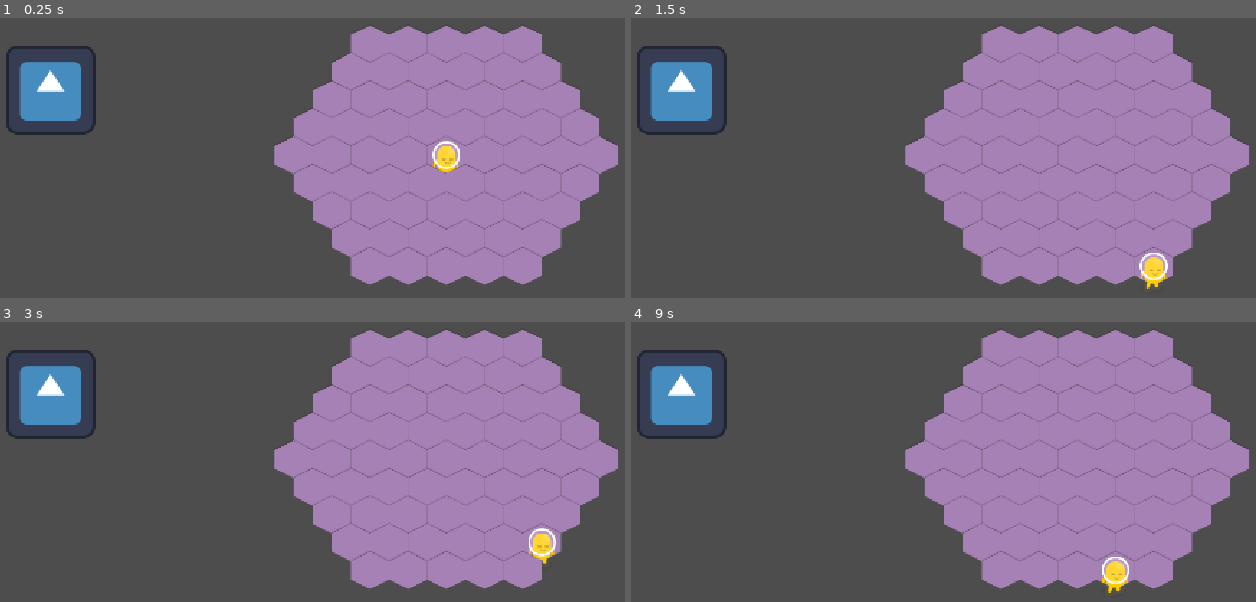
Above: before the commit, frames 1-4 (two rows, left to right).
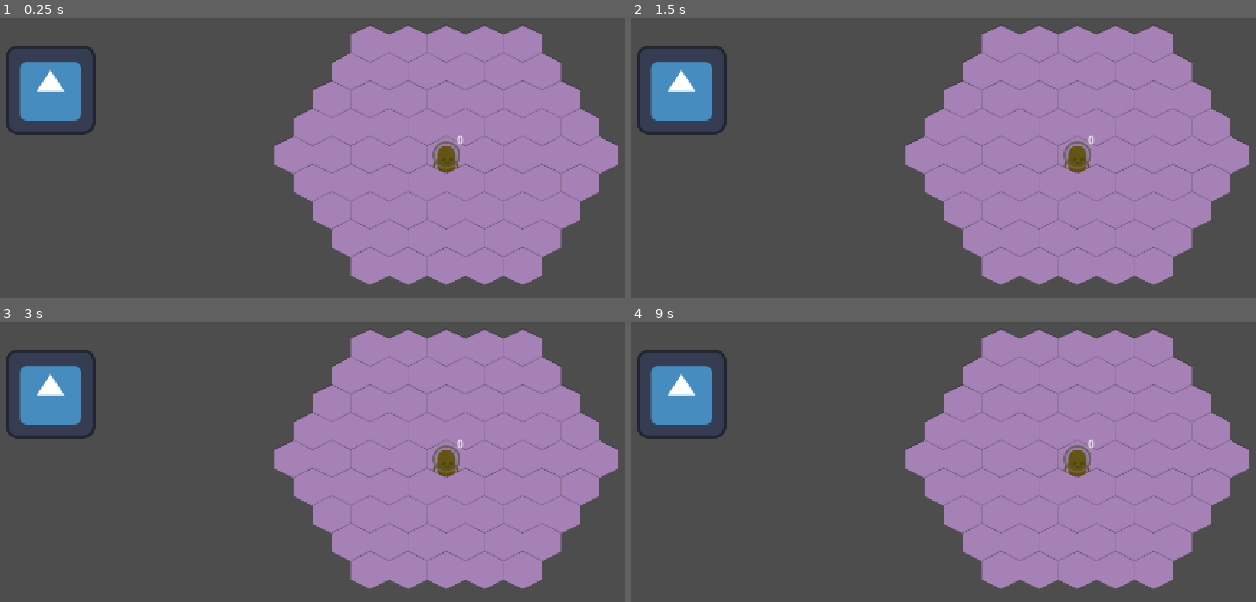
Above: after the commit, the same moments.

Repository: Couselin/sirenas2D
Game: Godot game, scene res://02_scenes/03_levels/test_scene.tscn
The game is run twice, just before and just after one commit, with the same random seed, the same clock (stepped at 60 frames per second) and the same inputs. The project has no main scene, so this scene is started directly. The engine's default icon, where the game draws it, is replaced by a stand-in: a white triangle on a blue panel in a dark square.
Inputs:
- Up to frame 1 (0.25 s): no input
- Up to frame 2 (1.5 s): tap Enter (ui_accept) at 0.5, 0.77, 1.07 s; hold Right (ui_right) 0.53-1.28 s; hold A (test_a, bound only after the commit) 0.53-1.28 s; tap C (test_c, bound only after the commit) at 0.8, 1.35 s; hold Down (ui_down) from 1.28 s (still down)
- Up to frame 3 (3 s): tap Enter (ui_accept) at 1.52, 1.82, 2, 2.75 s; tap D (test_d, bound only after the commit) at 1.55 s; release Down (ui_down) at 2.03 s; hold Right (ui_right) 2.03-2.78 s; hold D (test_d, bound only after the commit) 2.03-2.78 s; tap E (test_e, bound only after the commit) at 2.3, 2.85 s; hold Up (ui_up) from 2.78 s (still down)
- Up to frame 4 (9 s): tap Enter (ui_accept) at 3.02, 3.32, 3.5, 3.77, 4.07, 4.25, 4.52, 4.55, 4.82, 5, 6.02, 6.32, 6.77, 7.07, 7.52, 7.82 s; tap Q (test_q, bound only after the commit) at 3.05, 8.3, 8.85 s; release Up (ui_up) at 3.53 s; hold Q (test_q, bound only after the commit) 3.53-4.28 s; hold Left (ui_left) 3.53-5.03 s; tap Z (test_z, bound only after the commit) at 3.8, 4.35 s; hold Down (ui_down) 5.03-5.78 s; hold Enter (ui_accept) 5.03-5.78 s; tap A (test_a, bound only after the commit) at 5.3, 5.85 s; hold Right (ui_right) 5.78-6.53 s; tap C (test_c, bound only after the commit) at 6.05 s; hold Up (ui_up) 6.53-7.28 s; hold C (test_c, bound only after the commit) 6.53-7.28 s; tap D (test_d, bound only after the commit) at 6.8, 7.35 s; hold Right (ui_right) 7.28-8.03 s; tap E (test_e, bound only after the commit) at 7.55 s; hold Down (ui_down) 8.03-8.78 s; hold E (test_e, bound only after the commit) 8.03-8.78 s; hold Left (ui_left) from 8.78 s (still down)

The runs differ from the first frame. In frame 1, 0.4% of the frame differs, in the area x 69-75%, y 42-56%; in frame 2, 0.8%, in the area x 69-86%, y 42-97%; in frame 3, 0.8%; in frame 4, 0.8%.

Commit message:
Piece inherited classes creation (WIP)
Functions and variables have been created

Diff:
--- a/02_scenes/01_characters_props/piece.gd
+++ b/02_scenes/01_characters_props/piece.gd
@@ -1,9 +1,26 @@
 extends Node2D
 class_name Piece
 
-var isAlly:bool = true
+@export var isAlly:bool = true
+@export var life:int
+@export var damage:int
+@export var cost:int
+
 var tile:Tile
+var direction:Vector3
 var tileOffset:Vector2 = (Vector2(0,0))
+
+func move():
+	pass
+
+func attack():
+	pass
+
+func take_damage(damageTaken:int):
+	life -= damageTaken
+	if life <=0:
+		pass
+	pass
 
 func change_tile(new_tile):
 	tile.isOccupied = false
@@ -18,4 +35,5 @@
 	position = tileOffset
 
 func _process(delta: float) -> void:
+	$LifeDisplay.text = str(life) #delete later
 	pass
--- a/02_scenes/01_characters_props/piece.tscn
+++ b/02_scenes/01_characters_props/piece.tscn
@@ -8,3 +8,10 @@
 
 [node name="Sprite2D" type="Sprite2D" parent="." unique_id=1397319377]
 texture = ExtResource("1_ojma6")
+
+[node name="LifeDisplay" type="Label" parent="." unique_id=1843560045]
+offset_top = -44.0
+offset_right = 40.0
+offset_bottom = -21.0
+text = "0"
+horizontal_alignment = 1
--- /dev/null
+++ b/02_scenes/01_characters_props/piece_ally01.tscn
@@ -0,0 +1,11 @@
+[gd_scene format=3 uid="uid://xk7fymijoxy7"]
+
+[ext_resource type="PackedScene" uid="uid://c3jro2i0xfdyw" path="res://02_scenes/01_characters_props/piece.tscn" id="1_wmhrw"]
+
+[node name="Piece" unique_id=759563159 instance=ExtResource("1_wmhrw")]
+life = 15
+damage = 8
+cost = 4
+
+[node name="Sprite2D" parent="." index="0" unique_id=1397319377]
+modulate = Color(1, 1, 0.78431374, 1)
--- /dev/null
+++ b/02_scenes/01_characters_props/piece_ally02.tscn
@@ -0,0 +1,11 @@
+[gd_scene format=3 uid="uid://sg67utf5t4ui"]
+
+[ext_resource type="PackedScene" uid="uid://c3jro2i0xfdyw" path="res://02_scenes/01_characters_props/piece.tscn" id="1_iress"]
+
+[node name="Piece" unique_id=759563159 instance=ExtResource("1_iress")]
+life = 10
+damage = 4
+cost = 6
+
+[node name="Sprite2D" parent="." index="0" unique_id=1397319377]
+modulate = Color(1, 0.78431374, 1, 1)
--- /dev/null
+++ b/02_scenes/01_characters_props/piece_allyBarrier.tscn
@@ -0,0 +1,10 @@
+[gd_scene format=3 uid="uid://b06sanjvd2xmw"]
+
+[ext_resource type="PackedScene" uid="uid://c3jro2i0xfdyw" path="res://02_scenes/01_characters_props/piece.tscn" id="1_3p65s"]
+
+[node name="Piece" unique_id=759563159 instance=ExtResource("1_3p65s")]
+life = 20
+cost = 2
+
+[node name="Sprite2D" parent="." index="0" unique_id=1397319377]
+modulate = Color(0.78431374, 1, 1, 1)
--- /dev/null
+++ b/02_scenes/01_characters_props/piece_enemy01.tscn
@@ -0,0 +1,11 @@
+[gd_scene format=3 uid="uid://yjov8abhk1kr"]
+
+[ext_resource type="PackedScene" uid="uid://c3jro2i0xfdyw" path="res://02_scenes/01_characters_props/piece.tscn" id="1_kwpab"]
+
+[node name="Piece" unique_id=759563159 instance=ExtResource("1_kwpab")]
+isAlly = false
+life = 10
+damage = 5
+
+[node name="Sprite2D" parent="." index="0" unique_id=1397319377]
+modulate = Color(0.78431374, 0.78431374, 1, 1)
--- /dev/null
+++ b/02_scenes/01_characters_props/piece_enemy02.tscn
@@ -0,0 +1,11 @@
+[gd_scene format=3 uid="uid://dlixfk5syhqb4"]
+
+[ext_resource type="PackedScene" uid="uid://c3jro2i0xfdyw" path="res://02_scenes/01_characters_props/piece.tscn" id="1_ctcef"]
+
+[node name="Piece" unique_id=759563159 instance=ExtResource("1_ctcef")]
+isAlly = false
+life = 8
+damage = 10
+
+[node name="Sprite2D" parent="." index="0" unique_id=1397319377]
+modulate = Color(0.78431374, 1, 0.78431374, 1)
--- /dev/null
+++ b/02_scenes/01_characters_props/piece_enemy03.tscn
@@ -0,0 +1,11 @@
+[gd_scene format=3 uid="uid://3isjcc4d00od"]
+
+[ext_resource type="PackedScene" uid="uid://c3jro2i0xfdyw" path="res://02_scenes/01_characters_props/piece.tscn" id="1_jf4a0"]
+
+[node name="Piece" unique_id=759563159 instance=ExtResource("1_jf4a0")]
+isAlly = false
+life = 13
+damage = 7
+
+[node name="Sprite2D" parent="." index="0" unique_id=1397319377]
+modulate = Color(1, 0.78431374, 0.78431374, 1)
--- /dev/null
+++ b/02_scenes/01_characters_props/piece_obstacle.tscn
@@ -0,0 +1,9 @@
+[gd_scene format=3 uid="uid://87cmmg4p6djn"]
+
+[ext_resource type="PackedScene" uid="uid://c3jro2i0xfdyw" path="res://02_scenes/01_characters_props/piece.tscn" id="1_ihayh"]
+
+[node name="Piece" unique_id=759563159 instance=ExtResource("1_ihayh")]
+isAlly = false
+
+[node name="Sprite2D" parent="." index="0" unique_id=1397319377]
+modulate = Color(0.78431374, 0.78431374, 0.78431374, 1)
--- /dev/null
+++ b/02_scenes/01_characters_props/piece_tower.gd
@@ -0,0 +1,7 @@
+extends "res://02_scenes/01_characters_props/piece.gd"
+
+func _ready() -> void:
+	pass
+
+func _process(delta: float) -> void:
+	pass
--- /dev/null
+++ b/02_scenes/01_characters_props/piece_tower.tscn
@@ -0,0 +1,10 @@
+[gd_scene format=3 uid="uid://ds7rnwy7u0bs6"]
+
+[ext_resource type="PackedScene" uid="uid://c3jro2i0xfdyw" path="res://02_scenes/01_characters_props/piece.tscn" id="1_jl30o"]
+[ext_resource type="Script" uid="uid://dun8s3uytm4f5" path="res://02_scenes/01_characters_props/piece_tower.gd" id="2_6ugjp"]
+
+[node name="Piece" unique_id=759563159 instance=ExtResource("1_jl30o")]
+script = ExtResource("2_6ugjp")
+
+[node name="Sprite2D" parent="." index="0" unique_id=1397319377]
+modulate = Color(0.39215687, 0.39215687, 0.39215687, 1)
--- a/02_scenes/02_objects/01_board/board.gd
+++ b/02_scenes/02_objects/01_board/board.gd
@@ -41,22 +41,22 @@
 
 func _input(event: InputEvent) -> void:
 	#temp for testing purposes
-	if event.is_action_pressed("ui_up"):
+	if event.is_action_pressed("test_e"):
 		move(GlobalBoard.dirNorthEast)
-	if event.is_action_pressed("ui_down"):
+	if event.is_action_pressed("test_z"):
 		move(GlobalBoard.dirSouthWest)
-	if event.is_action_pressed("ui_right"):
+	if event.is_action_pressed("test_d"):
 		move(GlobalBoard.dirEast)
-	if event.is_action_pressed("ui_left"):
+	if event.is_action_pressed("test_a"):
 		move(GlobalBoard.dirWest)
-	if event.is_action_pressed("ui_accept"):
+	if event.is_action_pressed("test_c"):
 		move(GlobalBoard.dirSouthEast)
-	if event.is_action_pressed("ui_text_backspace"):
+	if event.is_action_pressed("test_q"):
 		move(GlobalBoard.dirNorthWest)
 
 func _ready() -> void:
 	create_board()
-	get_tile(0,0,0).add_piece()
+	get_tile(0,0,0).add_piece("tower")
 
 func _process(_delta: float) -> void:
 	pass
--- a/02_scenes/02_objects/01_board/tile.gd
+++ b/02_scenes/02_objects/01_board/tile.gd
@@ -4,16 +4,15 @@
 @export var coordinates:Vector3
 var isOccupied:bool = false
 
-func add_piece():
-	#temp for testing purposes
-	var pieceRef = preload("res://02_scenes/01_characters_props/piece.tscn")
+func add_piece(piece):
+	var pieceRef = load("res://02_scenes/01_characters_props/piece_"+piece+".tscn")
 	var newPiece = pieceRef.instantiate() as Piece
 	add_child(newPiece)
 
 func get_piece():
 	if isOccupied:
 		for i in get_children():
-			if "Piece" == GlobalFunctions.get_class_name(i):
+			if GlobalFunctions.get_class_name(i) == "Piece":
 				return i
 	return false
 
--- a/project.godot
+++ b/project.godot
@@ -24,6 +24,49 @@
 window/stretch/mode="canvas_items"
 window/stretch/aspect="expand"
 
+[input]
+
+test_q={
+"deadzone": 0.2,
+"events": [Object(InputEventKey,"resource_local_to_scene":false,"resource_name":"","device":-1,"window_id":0,"alt_pressed":false,"shift_pressed":false,"ctrl_pressed":false,"meta_pressed":false,"pressed":false,"keycode":0,"physical_keycode":81,"key_label":0,"unicode":113,"location":0,"echo":false,"script":null)
+]
+}
+test_w={
+"deadzone": 0.2,
+"events": [Object(InputEventKey,"resource_local_to_scene":false,"resource_name":"","device":-1,"window_id":0,"alt_pressed":false,"shift_pressed":false,"ctrl_pressed":false,"meta_pressed":false,"pressed":false,"keycode":0,"physical_keycode":87,"key_label":0,"unicode":119,"location":0,"echo":false,"script":null)
+]
+}
+test_e={
+"deadzone": 0.2,
+"events": [Object(InputEventKey,"resource_local_to_scene":false,"resource_name":"","device":-1,"window_id":0,"alt_pressed":false,"shift_pressed":false,"ctrl_pressed":false,"meta_pressed":false,"pressed":false,"keycode":0,"physical_keycode":69,"key_label":0,"unicode":101,"location":0,"echo":false,"script":null)
+]
+}
+test_a={
+"deadzone": 0.2,
+"events": [Object(InputEventKey,"resource_local_to_scene":false,"resource_name":"","device":-1,"window_id":0,"alt_pressed":false,"shift_pressed":false,"ctrl_pressed":false,"meta_pressed":false,"pressed":false,"keycode":0,"physical_keycode":65,"key_label":0,"unicode":97,"location":0,"echo":false,"script":null)
+]
+}
+test_d={
+"deadzone": 0.2,
+"events": [Object(InputEventKey,"resource_local_to_scene":false,"resource_name":"","device":-1,"window_id":0,"alt_pressed":false,"shift_pressed":false,"ctrl_pressed":false,"meta_pressed":false,"pressed":false,"keycode":0,"physical_keycode":68,"key_label":0,"unicode":100,"location":0,"echo":false,"script":null)
+]
+}
+test_z={
+"deadzone": 0.2,
+"events": [Object(InputEventKey,"resource_local_to_scene":false,"resource_name":"","device":-1,"window_id":0,"alt_pressed":false,"shift_pressed":false,"ctrl_pressed":false,"meta_pressed":false,"pressed":false,"keycode":0,"physical_keycode":90,"key_label":0,"unicode":122,"location":0,"echo":false,"script":null)
+]
+}
+test_x={
+"deadzone": 0.2,
+"events": [Object(InputEventKey,"resource_local_to_scene":false,"resource_name":"","device":-1,"window_id":0,"alt_pressed":false,"shift_pressed":false,"ctrl_pressed":false,"meta_pressed":false,"pressed":false,"keycode":0,"physical_keycode":88,"key_label":0,"unicode":120,"location":0,"echo":false,"script":null)
+]
+}
+test_c={
+"deadzone": 0.2,
+"events": [Object(InputEventKey,"resource_local_to_scene":false,"resource_name":"","device":-1,"window_id":0,"alt_pressed":false,"shift_pressed":false,"ctrl_pressed":false,"meta_pressed":false,"pressed":false,"keycode":0,"physical_keycode":67,"key_label":0,"unicode":99,"location":0,"echo":false,"script":null)
+]
+}
+
 [physics]
 
 3d/physics_engine="Jolt Physics"
Not shown, added: 02_scenes/01_characters_props/piece_tower.gd.uid
